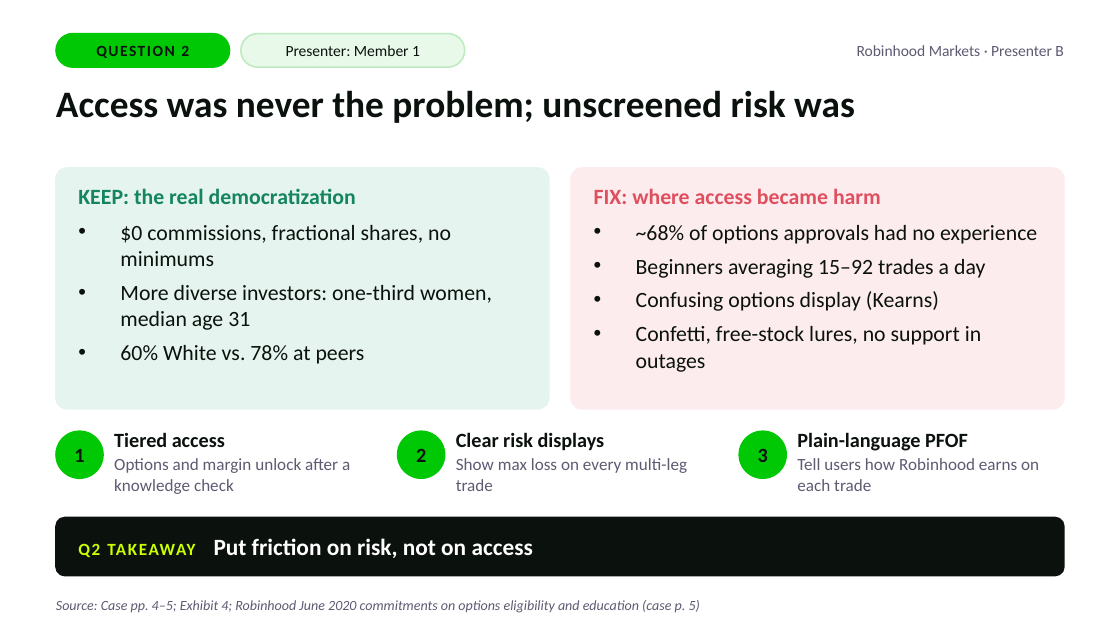
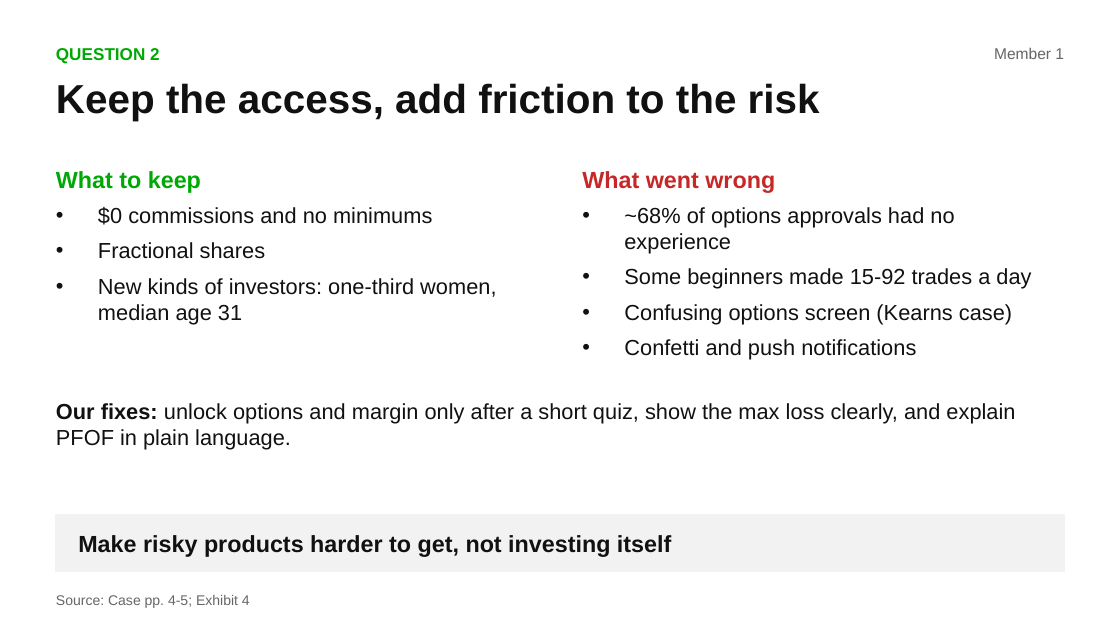
Before and after one commit to melissalcaraz1/DF, a slide deck: slide 5 of robinhood/Robinhood_Member1_Slides.pptx. Drawn at 1120x630 pixels with LibreOffice and Linux fonts; fonts in the diff are those of the drawing. Boxes give left, top, right and bottom in pixels: in the first picture for what was removed or moved away, otherwise in the second. Text is boxed around its words. In the diff, an @@ line names an element or a change of style, - is before the commit and + after.

```diff
--- a/robinhood/Robinhood_Member1_Slides.pptx
+++ b/robinhood/Robinhood_Member1_Slides.pptx
@@ text "QUESTION 2" at (56, 48, 160, 64): size 10 to 11 pt, font Calibri to Arial, text colour #0B120D to #00A805, letter spacing 1 to 0 pt; alignment centre to left @@
@@ rounded rectangle removed at (56, 34, 230, 67) @@
@@ rounded rectangle removed at (241, 34, 465, 67) @@
@@ text removed at (857, 45, 1063, 56) @@
-Robinhood Markets · Presenter B
@@ text at (994, 48, 1064, 59): text changed; font Calibri to Arial; text colour #0B120D to #666666 @@
-Presenter: Member 1
+Member 1
@@ text at (56, 83, 820, 121): text changed; size 24 to 26 pt; font Calibri to Arial; text colour #0B120D to #111111 @@
-Access was never the problem; unscreened risk was
+Keep the access, add friction to the risk
@@ text at (56, 171, 201, 193): text changed; size 14 to 15 pt; font Calibri to Arial; text colour #14855F to #00A805 @@
-KEEP: the real democratization
+What to keep
@@ rounded rectangle removed at (56, 168, 549, 409) @@
@@ rounded rectangle removed at (571, 168, 1064, 409) @@
@@ text added at (582, 171, 775, 193), 15 pt, text #C62828, bold @@
+What went wrong
@@ text at (98, 207, 496, 325): text changed; font Calibri to Arial; text colour #0B120D to #111111 @@
-• $0 commissions, fractional shares, no minimums
-• More diverse investors: one-third women, median age 31
-• 60% White vs. 78% at peers
+• $0 commissions and no minimums
+• Fractional shares
+• New kinds of investors: one-third women, median age 31
@@ text "~68% of options approvals had ...": place and size @@
-text "~68% of options approvals had ..." at (636, 225, 1037, 372)
+text "~68% of options approvals had ..." at (624, 207, 1031, 360)
@@ text removed at (594, 188, 881, 204) @@
-FIX: where access became harm
@@ text at (624, 207, 954, 254): font Calibri to Arial, text colour #0B120D to #111111 in "~68% of options approvals had no experience"; more space between paragraphs @@
@@ text at (624, 268, 1031, 360): text changed; font Calibri to Arial; text colour #0B120D to #111111 @@
-• Beginners averaging 15–92 trades a day
-• Confusing options display (Kearns)
-• Confetti, free-stock lures, no support in outages
+• Some beginners made 15-92 trades a day
+• Confusing options screen (Kearns case)
+• Confetti and push notifications
@@ text added at (56, 403, 1015, 450), 14 pt, text #111111 @@
+Our fixes: unlock options and margin only after a short quiz, show the max loss clearly, and explain PFOF in plain language.
@@ ellipse removed at (56, 431, 103, 478) @@
@@ text removed at (74, 449, 84, 462) @@
-1
@@ text removed at (114, 432, 225, 447) @@
-Tiered access
@@ ellipse removed at (398, 431, 445, 478) @@
@@ text removed at (416, 448, 426, 462) @@
-2
@@ text removed at (456, 432, 605, 451) @@
-Clear risk displays
@@ ellipse removed at (739, 431, 786, 478) @@
@@ text removed at (758, 448, 768, 462) @@
-3
@@ text removed at (797, 432, 968, 451) @@
-Plain-language PFOF
@@ text removed at (114, 458, 350, 494) @@
-Options and margin unlock after a knowledge check
@@ text removed at (456, 458, 687, 491) @@
-Show max loss on every multi-leg trade
@@ text removed at (797, 458, 1039, 491) @@
-Tell users how Robinhood earns on each trade
@@ rounded rectangle removed at (56, 517, 1064, 576) @@
@@ rectangle added at (56, 515, 1064, 571), fill #F2F2F2, outline #F2F2F2 1 pt @@
@@ text removed at (78, 538, 533, 558) @@
-Q2 TAKEAWAY Put friction on risk, not on access
@@ text added at (78, 535, 671, 557), 15 pt, text #111111, bold @@
+Make risky products harder to get, not investing itself
@@ text at (56, 595, 250, 608): text changed; font Calibri to Arial; text colour #5E5A72 to #666666; italic off @@
-Source: Case pp. 4–5; Exhibit 4; Robinhood June 2020 commitments on options eligibility and education (case p. 5)
+Source: Case pp. 4-5; Exhibit 4
```
Also in this commit, not shown: 4 other slides changed, 6 other files.
